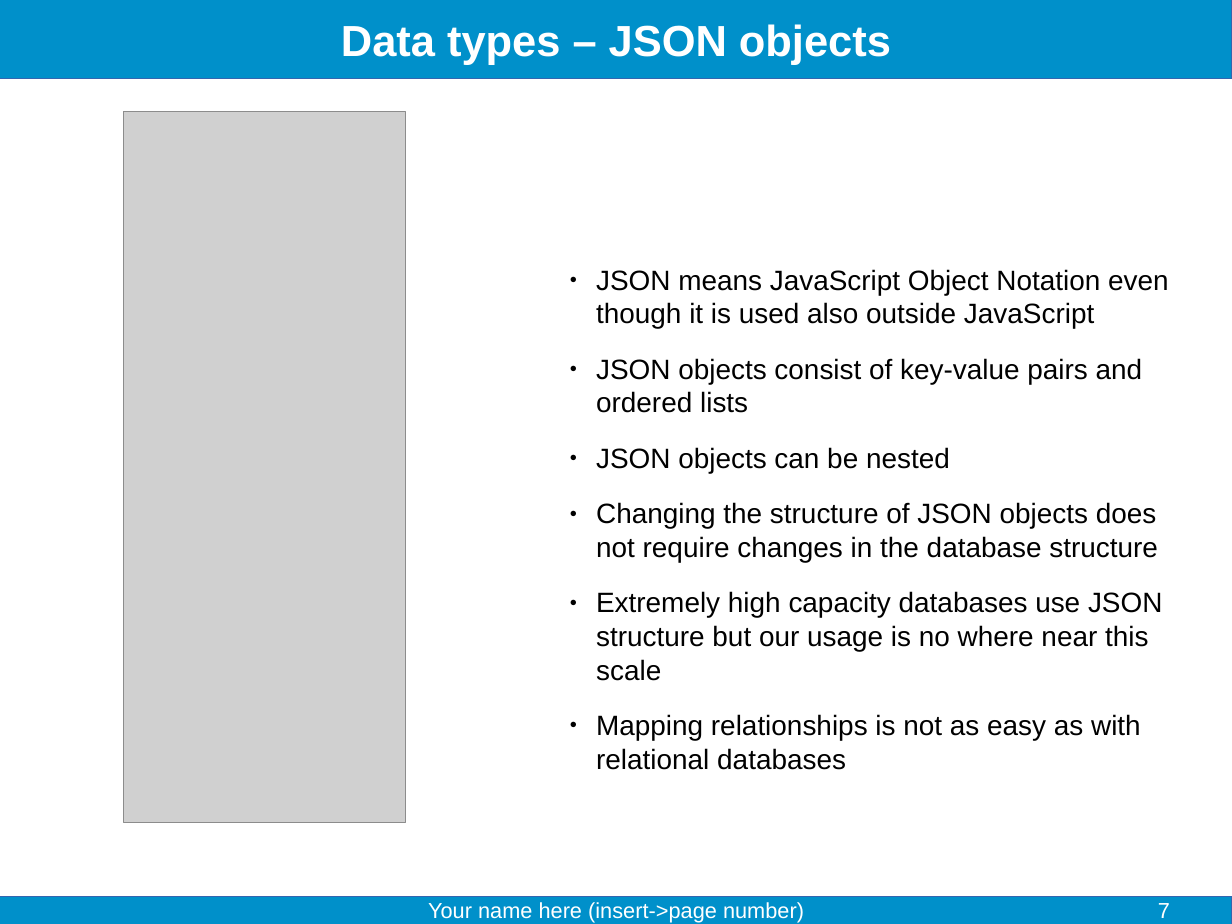
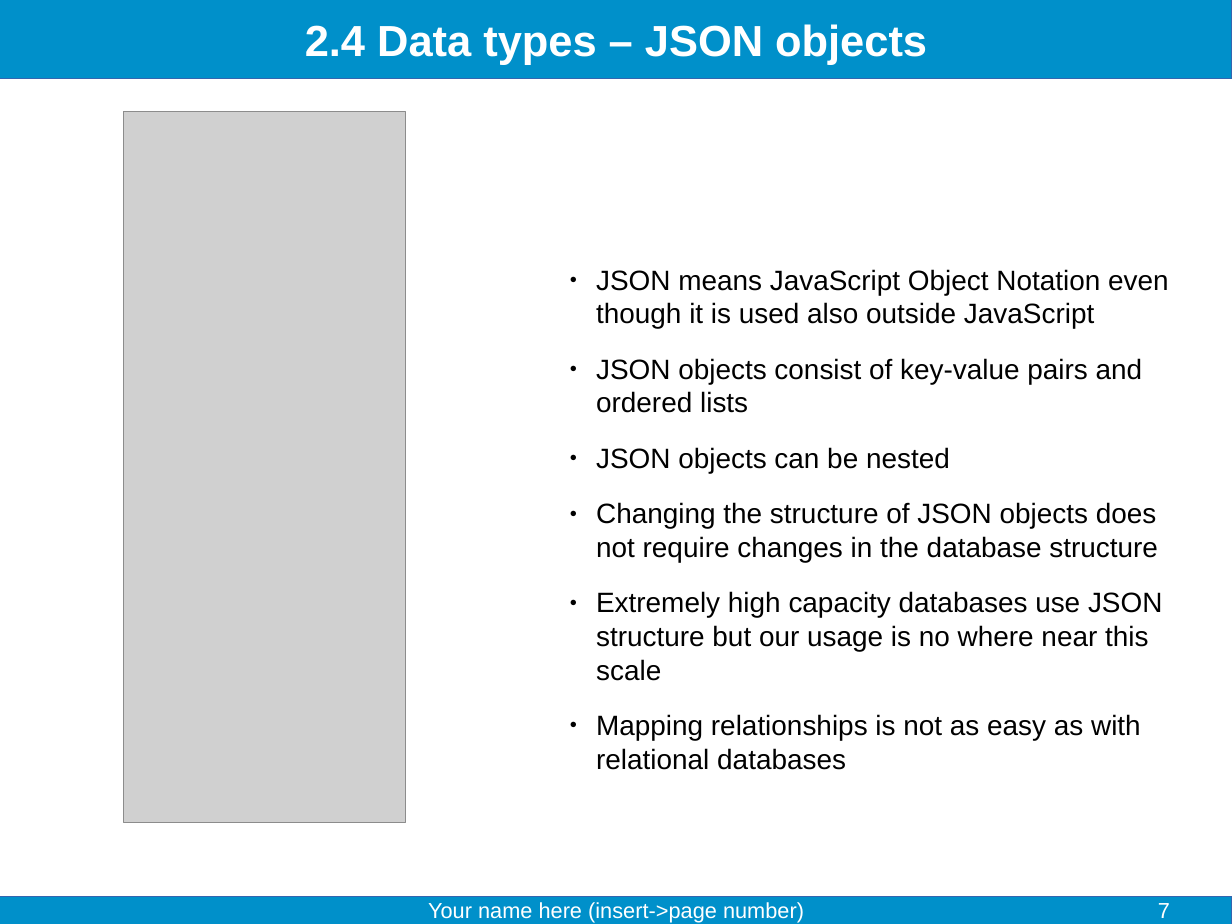
Before and after one commit to fjelltopp/training, a slide deck: slide 7 of data_storage_solutions/Data storage solutions.odp. Drawn at 1232x924 pixels with LibreOffice and Linux fonts; fonts in the diff are those of the drawing; grey boxes stand for pictures. Boxes give left, top, right and bottom in pixels: in the first picture for what was removed or moved away, otherwise in the second. Text is boxed around its words. In the diff, an @@ line names an element or a change of style, - is before the commit and + after.

Commit message:
Add data storage solutions exercises and system exercises

```diff
--- a/data_storage_solutions/Data storage solutions.odp
+++ b/data_storage_solutions/Data storage solutions.odp
@@ title at (305, 24, 927, 65): text changed @@
-Data types – JSON objects
+2.4 Data types – JSON objects
```
Also in this commit, not shown: 5 other slides changed, 3 slides added, 10 other files.
